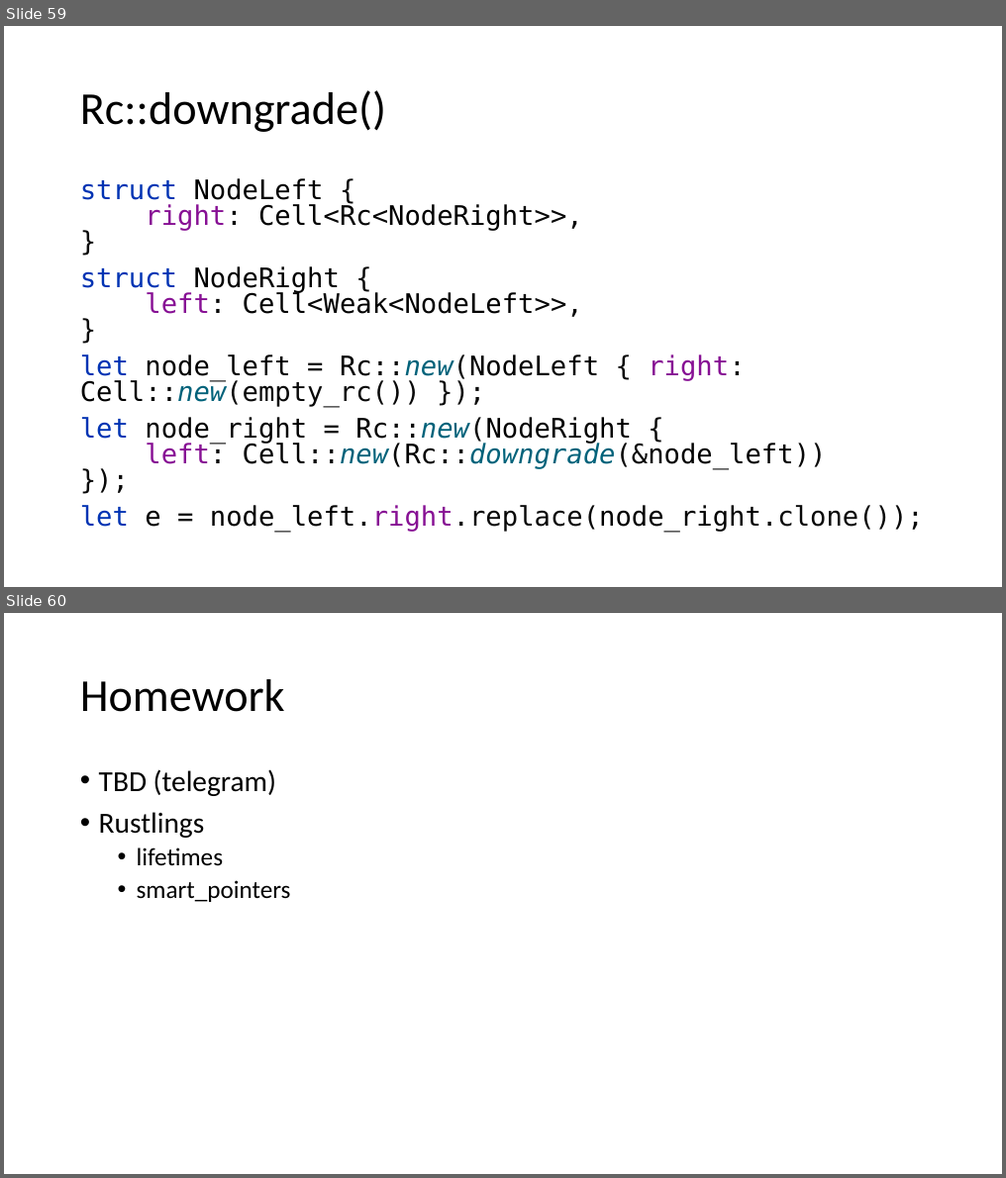
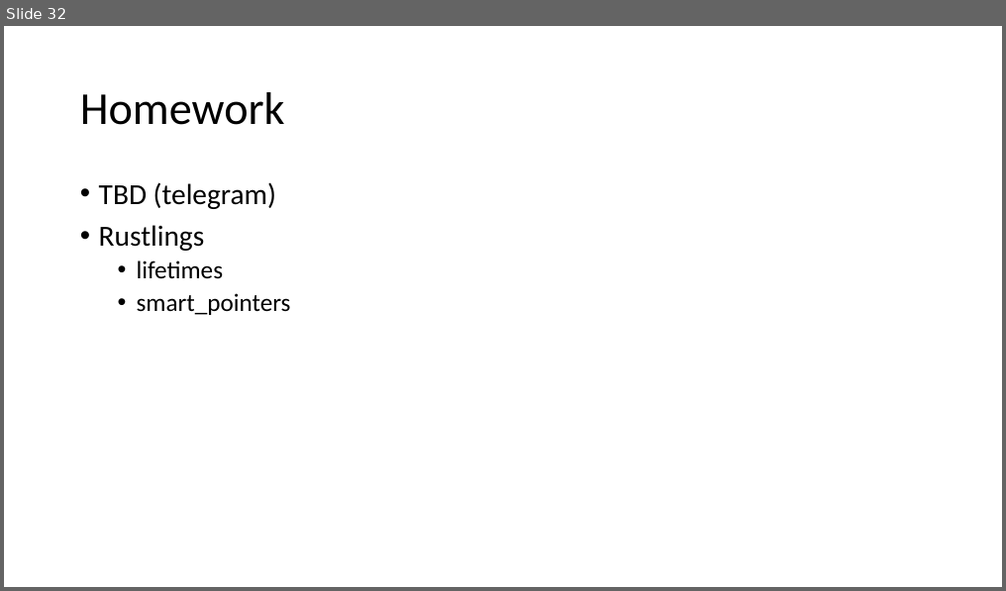
Before and after one commit to kugushev/course-rust-basics, a slide deck: src/03-LifetimesAndSmartPointers/03-LifetimesAndSmartPointers.pptx. Shown one above the other, each under a label of ours: slides 59 and 60 before the commit, slide 32 after it. The pictures are 1006x1178 and 1006x591 pixels, drawn with LibreOffice and Linux fonts; fonts in the diff are those of the drawing. Boxes give left, top, right and bottom in pixels: in the first picture for what was removed or moved away, otherwise in the second. Text is boxed around its words. In the diff, an @@ line names an element or a change of style, - is before the commit and + after.

```diff
--- a/src/03-LifetimesAndSmartPointers/03-LifetimesAndSmartPointers.pptx
+++ b/src/03-LifetimesAndSmartPointers/03-LifetimesAndSmartPointers.pptx
@@ slide 59 removed at [4, 26, 1002, 587], background #FFFFFF @@
@@ title removed at [80, 90, 386, 132] @@
-Rc::downgrade()
@@ text removed at [80, 178, 924, 532] @@
-struct NodeLeft {
-right: Cell<Rc<NodeRight>>,
-}
-struct NodeRight {
-left: Cell<Weak<NodeLeft>>,
-}
-let node_left = Rc::new(NodeLeft { right: Cell::new(empty_rc()) });
-let node_right = Rc::new(NodeRight {
-left: Cell::new(Rc::downgrade(&node_left))
-});
-let e = node_left.right.replace(node_right.clone());
@@ what was slide 60 is now slide 32 @@
```
Also in this commit, not shown: 27 other slides removed, 6 other files.
